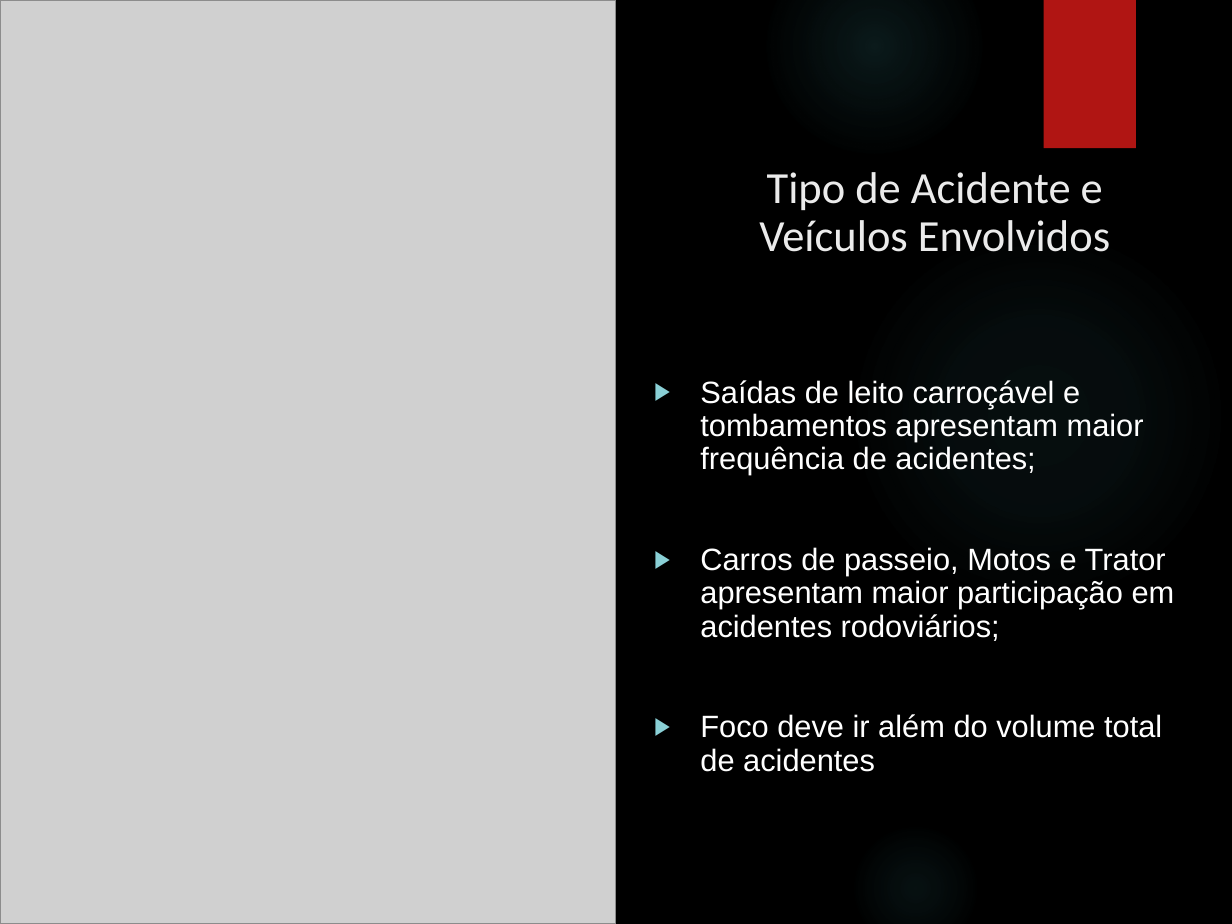
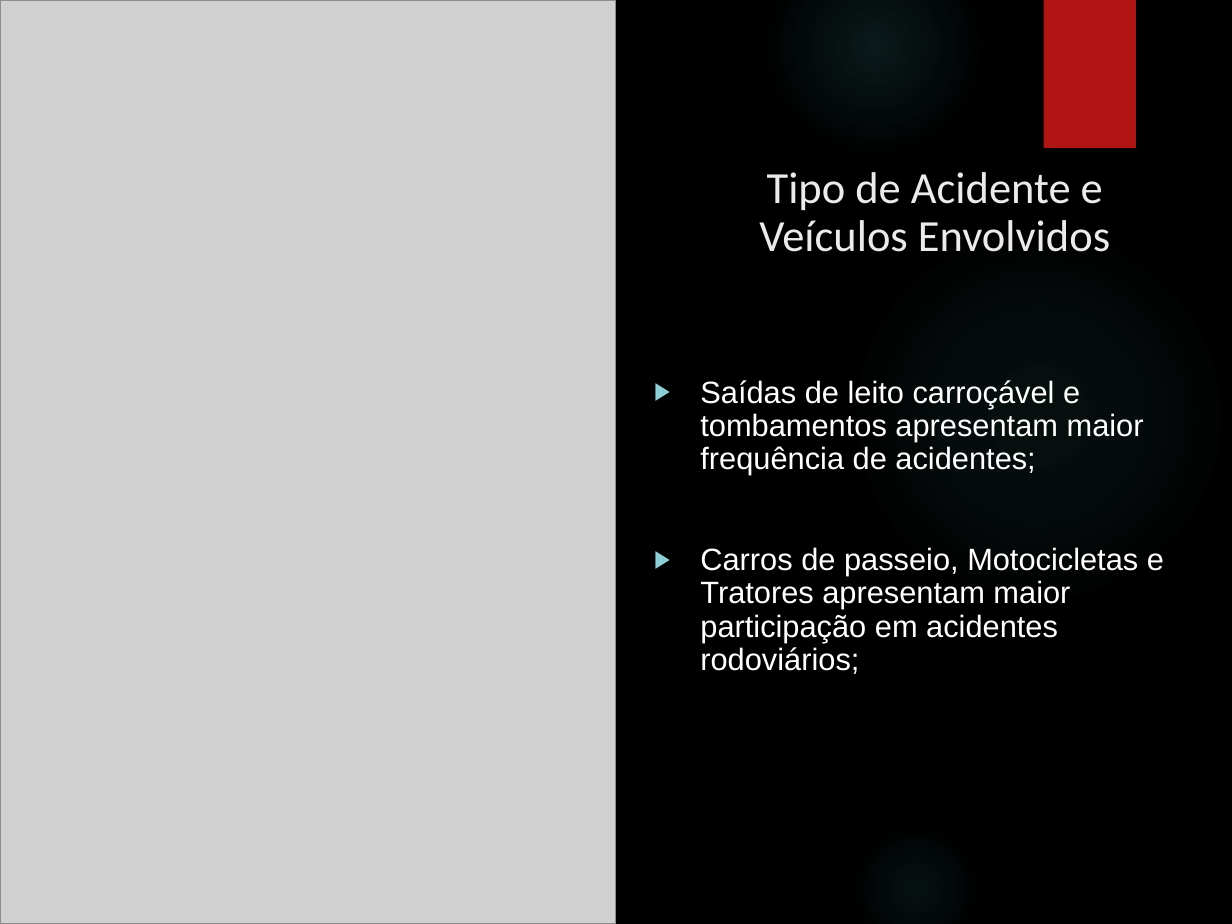
Before and after one commit to carnaubarosario/BI_SafeRoad_2.0, a slide deck: slide 6 of Apresentação BI SafeRoad 2.0.pptx. Drawn at 1232x924 pixels with LibreOffice and Linux fonts; fonts in the diff are those of the drawing; grey boxes stand for pictures; background and template pictures are left out. Boxes give left, top, right and bottom in pixels: in the first picture for what was removed or moved away, otherwise in the second. Text is boxed around its words. In the diff, an @@ line names an element or a change of style, - is before the commit and + after.

```diff
--- a/Apresentação BI SafeRoad 2.0.pptx
+++ b/Apresentação BI SafeRoad 2.0.pptx
@@ text at [700, 547, 1164, 674]: text changed @@
-▶ Carros de passeio, Motos e Trator apresentam maior participação em acidentes rodoviários;
-▶ Foco deve ir além do volume total de acidentes
+▶ Carros de passeio, Motocicletas e Tratores apresentam maior participação em acidentes rodoviários;
```
Also in this commit, not shown: 5 other slides changed.
